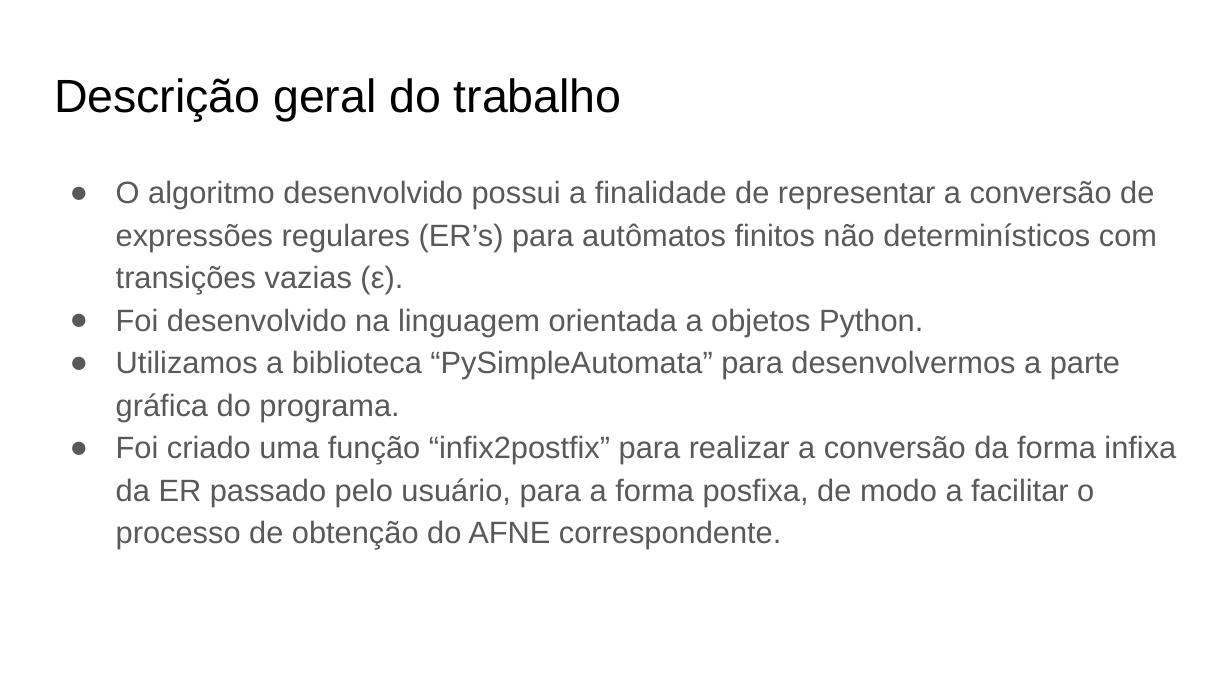
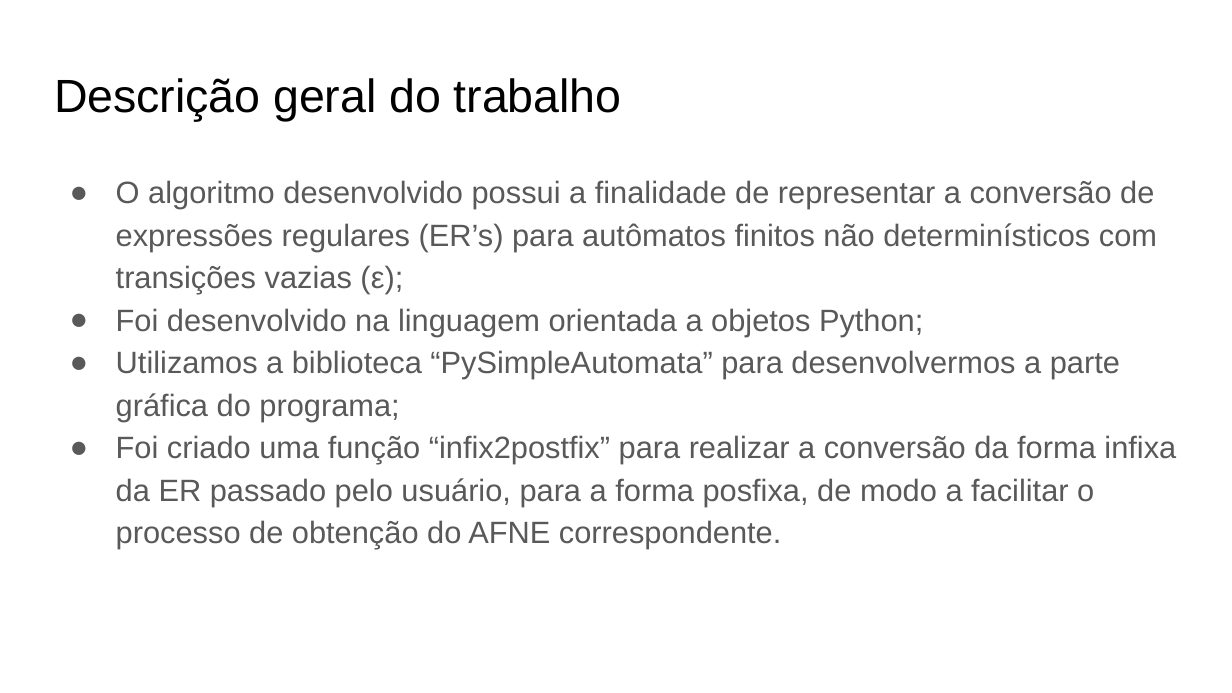
Before and after one commit to MarcosFelipeBC/lfa, a slide deck: slide 2 of Apresentação- Trabalho 3.pptx. Drawn at 1232x693 pixels with LibreOffice and Linux fonts; fonts in the diff are those of the drawing. Boxes give left, top, right and bottom in pixels: in the first picture for what was removed or moved away, otherwise in the second. Text is boxed around its words. In the diff, an @@ line names an element or a change of style, - is before the commit and + after.

```diff
--- a/Apresentação- Trabalho 3.pptx
+++ b/Apresentação- Trabalho 3.pptx
@@ text at (x1=116, y1=180, x2=1157, y2=421): text changed @@
-● O algoritmo desenvolvido possui a finalidade de representar a conversão de expressões regulares (ER’s) para autômatos finitos não determinísticos com transições vazias (ε).
-● Foi desenvolvido na linguagem orientada a objetos Python.
-● Utilizamos a biblioteca “PySimpleAutomata” para desenvolvermos a parte gráfica do programa.
+● O algoritmo desenvolvido possui a finalidade de representar a conversão de expressões regulares (ER’s) para autômatos finitos não determinísticos com transições vazias (ε);
+● Foi desenvolvido na linguagem orientada a objetos Python;
+● Utilizamos a biblioteca “PySimpleAutomata” para desenvolvermos a parte gráfica do programa;
```
Also in this commit, not shown: 5 other slides changed.
